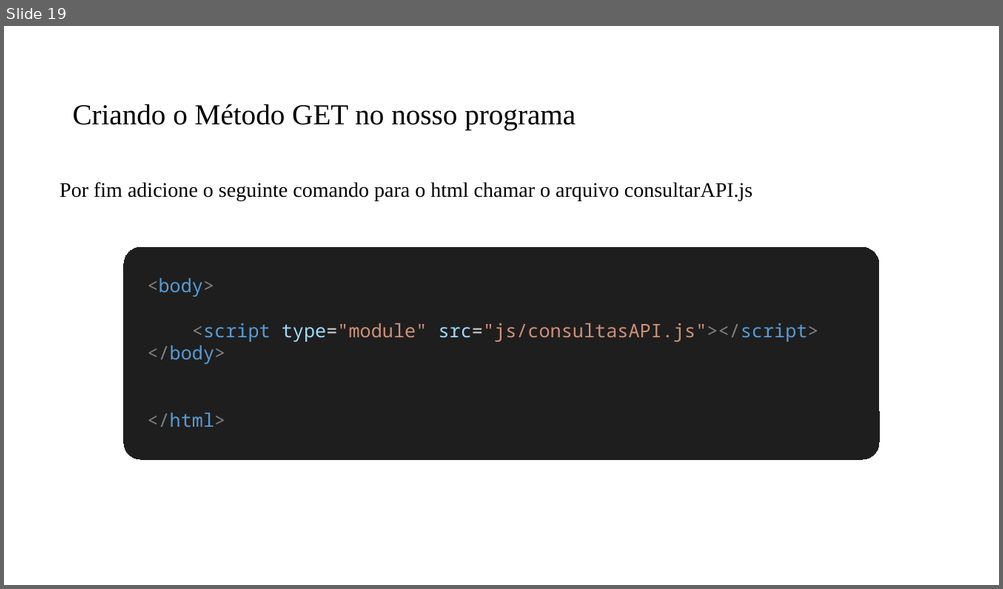
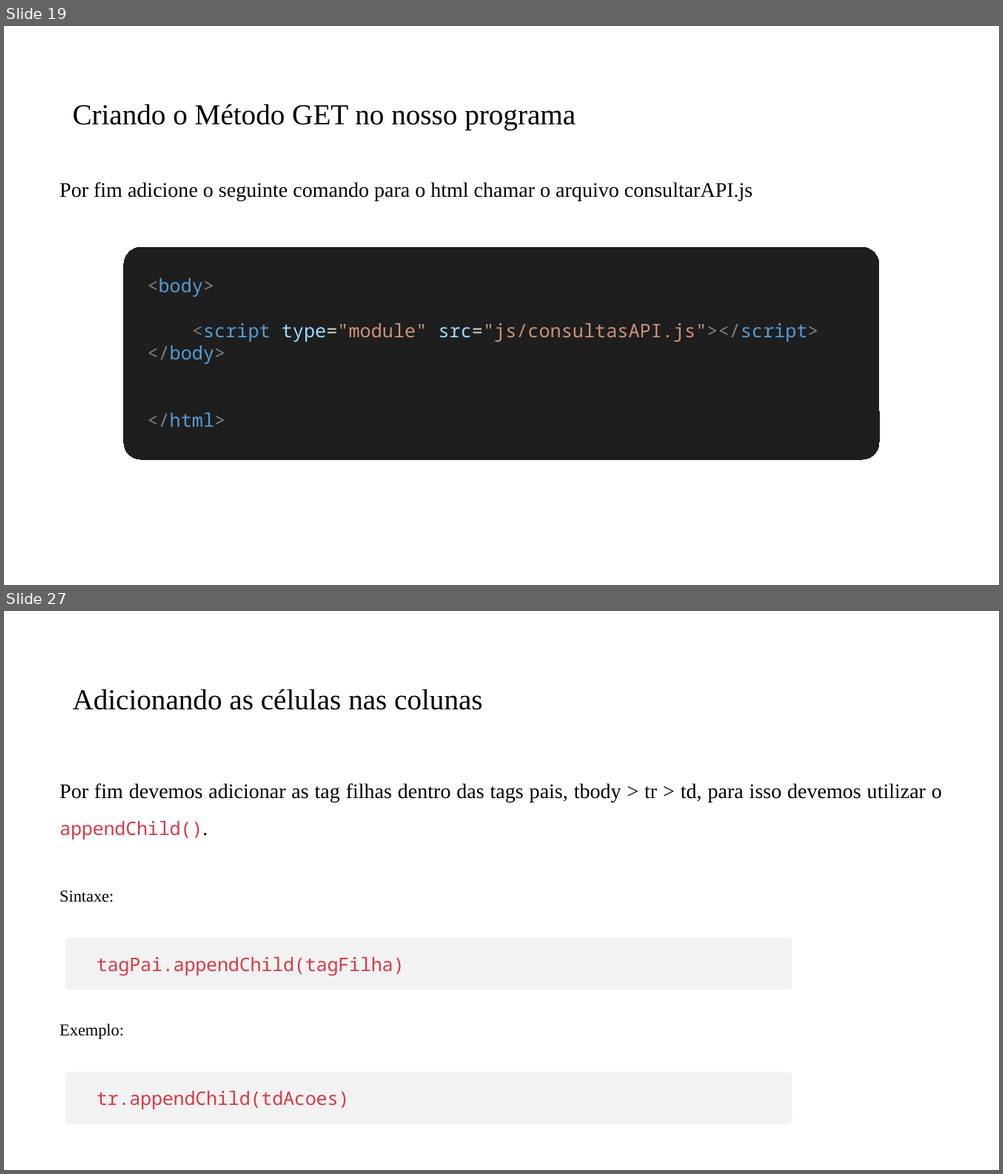
Before and after one commit to PedroMiho/UMC, a slide deck: SI/Programação para Internet/Módulo 2 - JavaScript/Aula03 - Implementado o CRUD/Implementando CRUD.pptx. Shown one above the other, each under a label of ours: slide 19 before the commit, slides 19 and 27 after it; the slides between them are not shown. The pictures are 1003x589 and 1003x1174 pixels, drawn with LibreOffice and Linux fonts; fonts in the diff are those of the drawing; background and template pictures are left out. Boxes give left, top, right and bottom in pixels: in the first picture for what was removed or moved away, otherwise in the second. Text is boxed around its words. In the diff, an @@ line names an element or a change of style, - is before the commit and + after.

```diff
--- a/SI/Programação para Internet/Módulo 2 - JavaScript/Aula03 - Implementado o CRUD/Implementando CRUD.pptx
+++ b/SI/Programação para Internet/Módulo 2 - JavaScript/Aula03 - Implementado o CRUD/Implementando CRUD.pptx
@@ slide 27 added at [4, 611, 999, 1170], background #FFFFFF @@
@@ title added at [73, 689, 483, 710], 28 pt, text #000000 @@
+Adicionando as células nas colunas
@@ text added at [60, 783, 942, 840], 20 pt, text #000000 @@
+Por fim devemos adicionar as tag filhas dentro das tags pais, tbody > tr > td, para isso devemos utilizar o appendChild().
@@ text added at [60, 891, 114, 903], 16 pt, text #000000 @@
+Sintaxe:
@@ rounded rectangle added at [65, 938, 792, 990], fill #F2F2F2 @@
@@ text added at [96, 957, 404, 976], 18 pt, text #D73A49 @@
+tagPai.appendChild(tagFilha)
@@ text added at [60, 1024, 124, 1039], 16 pt, text #000000 @@
+Exemplo:
@@ rounded rectangle added at [65, 1072, 792, 1125], fill #F2F2F2 @@
@@ text added at [96, 1091, 350, 1110], 18 pt, text #D73A49 @@
+tr.appendChild(tdAcoes)
```
Also in this commit, not shown: 7 other slides added, 9 slides removed, 4 other files.
